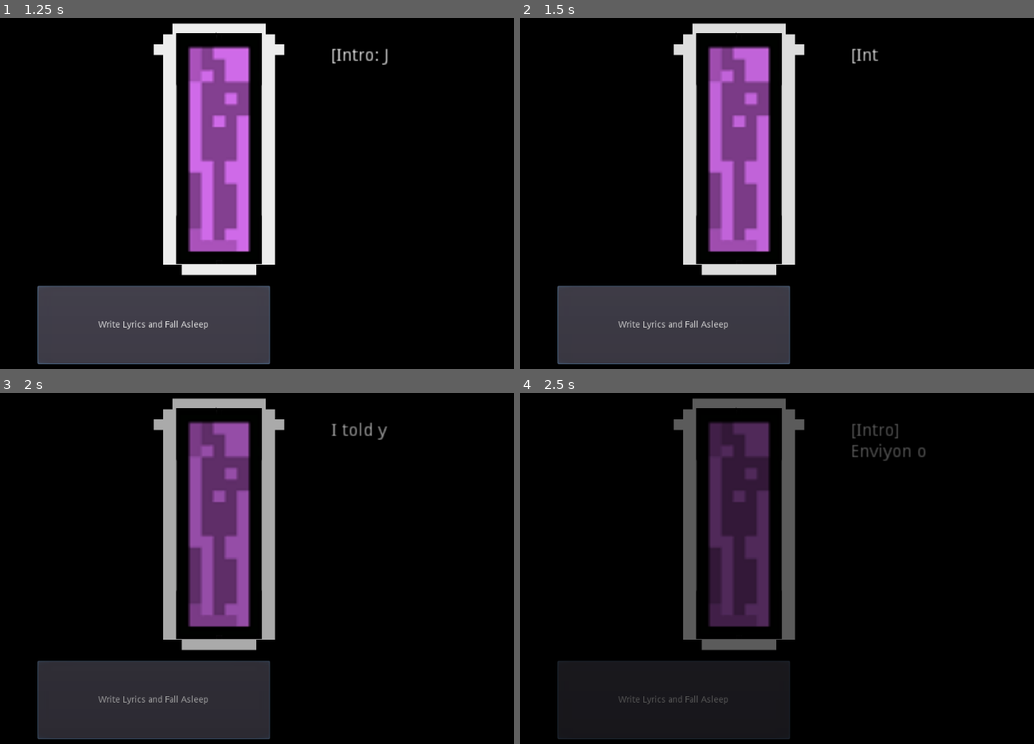
Above: before the commit, frames 1-4 (two rows, left to right).
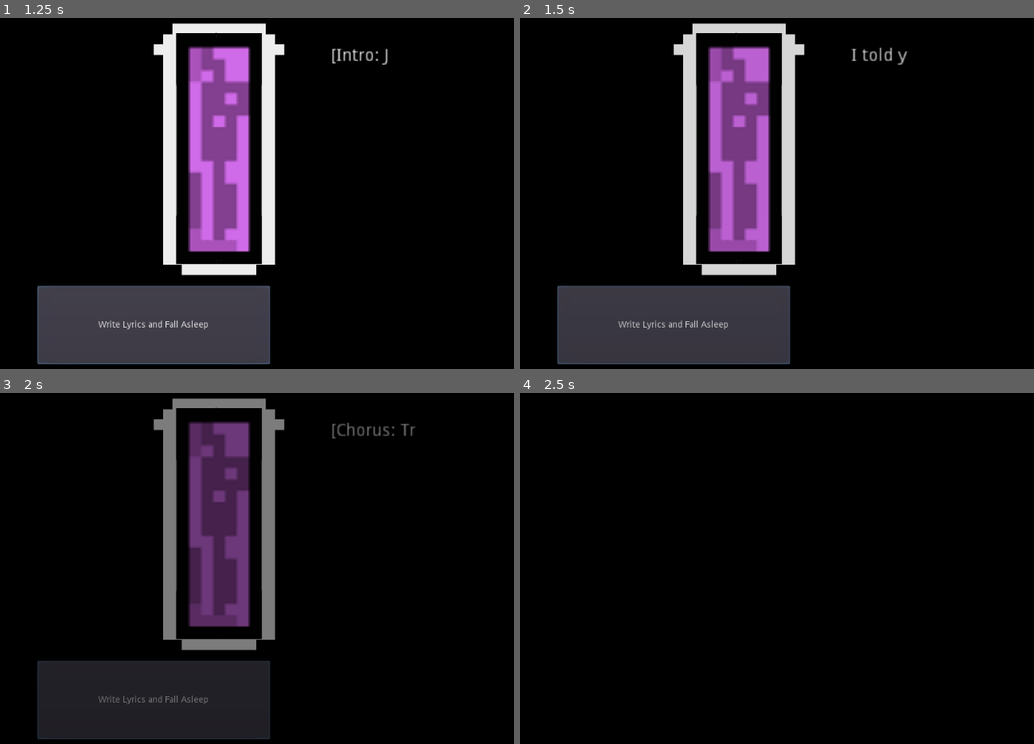
Above: after the commit, the same moments.

Repository: jcoombes/lil_xxx_wrld
Game: Godot game, scene res://Daytime.tscn
Two runs of this game, one before a commit and one after it. Both use one fixed random seed, a clock stepped at 60 frames per second and the inputs below. The project has no main scene, so this scene is started directly.
Inputs:
- Up to frame 1 (1.25 s): click "Write Lyrics and Fall Asleep" at 0.5 s
- Up to frame 2 (1.5 s): tap Enter (ui_accept) at 1.25, 1.35 s; hold Right (ui_right) from 1.28 s (still down)
- Up to frame 3 (2 s): keep holding Right (ui_right); tap Enter (ui_accept) at 1.52, 1.82 s
- Up to frame 4 (2.5 s): release Right (ui_right) at 2.03 s; hold Down (ui_down) from 2.03 s (still down); tap Enter (ui_accept) at 2.1, 2.27 s

Frame 1 is identical in both runs. In frame 2, 0.2% of the frame differs, in the area x 64-76%, y 8-14%; in frame 3, 12%; in frame 4, 22%, in the area x 7-79%, y 1-99%.

Commit message:
Mash space to skip cutscenes.

Diff:
--- a/Daytime.gd
+++ b/Daytime.gd
@@ -5,7 +5,7 @@
 # Declare member variables here. Examples:
 # var a = 2
 # var b = "text"
-
+var asleep_presses = 0
 
 # Called when the node enters the scene tree for the first time.
 func _ready():
@@ -19,3 +19,11 @@
 
 func _on_Lyrics_faded_out():
 	emit_signal("fell_asleep")
+
+
+func _on_Fall_Asleep_button_up():
+	asleep_presses += 1
+
+	# skip transition if the player clicks the button twice
+	if asleep_presses == 2:
+		emit_signal("fell_asleep")
--- a/Daytime.tscn
+++ b/Daytime.tscn
@@ -15,6 +15,12 @@
 [ext_resource path="res://Amethyst 5.gd" type="Script" id=13]
 [ext_resource path="res://Daytime.gd" type="Script" id=14]
 
+[sub_resource type="InputEventAction" id=1]
+action = "ui_accept"
+
+[sub_resource type="ShortCut" id=2]
+shortcut = SubResource( 1 )
+
 [node name="Control" type="Control"]
 anchor_left = -0.000869989
 anchor_top = -0.00148483
@@ -45,6 +51,7 @@
 margin_top = 450.116
 margin_right = 500.42
 margin_bottom = 576.116
+shortcut = SubResource( 2 )
 text = "Write Lyrics and Fall Asleep"
 __meta__ = {
 "_edit_use_anchors_": false
@@ -114,6 +121,78 @@
 wait_time = 0.1
 autostart = true
 
+[node name="Amethyst 1" type="TextureRect" parent="."]
+margin_left = 129.954
+margin_top = 68.363
+margin_right = 230.954
+margin_bottom = 285.363
+rect_scale = Vector2( 0.4, 0.4 )
+texture = ExtResource( 1 )
+script = ExtResource( 12 )
+__meta__ = {
+"_edit_use_anchors_": false
+}
+
+[node name="Amethyst 2" type="TextureRect" parent="."]
+margin_left = 104.727
+margin_top = 191.134
+margin_right = 205.727
+margin_bottom = 408.134
+rect_scale = Vector2( 0.4, 0.4 )
+texture = ExtResource( 1 )
+script = ExtResource( 11 )
+__meta__ = {
+"_edit_use_anchors_": false
+}
+
+[node name="Amethyst 3" type="TextureRect" parent="."]
+margin_left = 156.863
+margin_top = 189.452
+margin_right = 257.863
+margin_bottom = 406.452
+rect_scale = Vector2( 0.4, 0.4 )
+texture = ExtResource( 1 )
+script = ExtResource( 10 )
+__meta__ = {
+"_edit_use_anchors_": false
+}
+
+[node name="Amethyst 4" type="TextureRect" parent="."]
+margin_left = 124.909
+margin_top = 323.996
+margin_right = 225.909
+margin_bottom = 540.995
+rect_scale = Vector2( 0.4, 0.4 )
+texture = ExtResource( 1 )
+script = ExtResource( 8 )
+__meta__ = {
+"_edit_use_anchors_": false
+}
+
+[node name="Amethyst 5" type="TextureRect" parent="."]
+margin_left = 177.044
+margin_top = 323.996
+margin_right = 278.044
+margin_bottom = 540.995
+rect_scale = Vector2( 0.4, 0.4 )
+texture = ExtResource( 1 )
+script = ExtResource( 13 )
+__meta__ = {
+"_edit_use_anchors_": false
+}
+
+[node name="Amethyst 6" type="TextureRect" parent="."]
+margin_left = 74.4549
+margin_top = 323.995
+margin_right = 175.455
+margin_bottom = 540.995
+rect_scale = Vector2( 0.4, 0.4 )
+texture = ExtResource( 1 )
+script = ExtResource( 9 )
+__meta__ = {
+"_edit_use_anchors_": false
+}
+
 [node name="CurtainFall" type="ColorRect" parent="."]
 margin_left = -24.3478
 margin_top = -34.7825
@@ -124,84 +203,13 @@
 __meta__ = {
 "_edit_use_anchors_": false
 }
-
-[node name="Amethyst 1" type="TextureRect" parent="."]
-margin_left = 129.954
-margin_top = 68.363
-margin_right = 230.954
-margin_bottom = 285.363
-rect_scale = Vector2( 0.4, 0.4 )
-texture = ExtResource( 1 )
-script = ExtResource( 12 )
-__meta__ = {
-"_edit_use_anchors_": false
-}
-
-[node name="Amethyst 2" type="TextureRect" parent="."]
-margin_left = 104.727
-margin_top = 191.134
-margin_right = 205.727
-margin_bottom = 408.134
-rect_scale = Vector2( 0.4, 0.4 )
-texture = ExtResource( 1 )
-script = ExtResource( 11 )
-__meta__ = {
-"_edit_use_anchors_": false
-}
-
-[node name="Amethyst 3" type="TextureRect" parent="."]
-margin_left = 156.863
-margin_top = 189.452
-margin_right = 257.863
-margin_bottom = 406.452
-rect_scale = Vector2( 0.4, 0.4 )
-texture = ExtResource( 1 )
-script = ExtResource( 10 )
-__meta__ = {
-"_edit_use_anchors_": false
-}
-
-[node name="Amethyst 4" type="TextureRect" parent="."]
-margin_left = 124.909
-margin_top = 323.996
-margin_right = 225.909
-margin_bottom = 540.995
-rect_scale = Vector2( 0.4, 0.4 )
-texture = ExtResource( 1 )
-script = ExtResource( 8 )
-__meta__ = {
-"_edit_use_anchors_": false
-}
-
-[node name="Amethyst 5" type="TextureRect" parent="."]
-margin_left = 177.044
-margin_top = 323.996
-margin_right = 278.044
-margin_bottom = 540.995
-rect_scale = Vector2( 0.4, 0.4 )
-texture = ExtResource( 1 )
-script = ExtResource( 13 )
-__meta__ = {
-"_edit_use_anchors_": false
-}
-
-[node name="Amethyst 6" type="TextureRect" parent="."]
-margin_left = 74.4549
-margin_top = 323.995
-margin_right = 175.455
-margin_bottom = 540.995
-rect_scale = Vector2( 0.4, 0.4 )
-texture = ExtResource( 1 )
-script = ExtResource( 9 )
-__meta__ = {
-"_edit_use_anchors_": false
-}
 [connection signal="button_up" from="Fall Asleep" to="Lyrics" method="_on_Fall_Asleep_button_up"]
-[connection signal="value_changed" from="TextureProgress/VSlider" to="TextureProgress" method="_on_VSlider_value_changed"]
+[connection signal="button_up" from="Fall Asleep" to="." method="_on_Fall_Asleep_button_up"]
+[connection signal="value_changed" from="TextureProgress/VSlider" to="Amethyst 5" method="_on_VSlider_value_changed"]
+[connection signal="value_changed" from="TextureProgress/VSlider" to="Amethyst 1" method="_on_VSlider_value_changed"]
 [connection signal="value_changed" from="TextureProgress/VSlider" to="Amethyst 2" method="_on_VSlider_value_changed"]
 [connection signal="value_changed" from="TextureProgress/VSlider" to="Amethyst 6" method="_on_VSlider_value_changed"]
-[connection signal="value_changed" from="TextureProgress/VSlider" to="Amethyst 1" method="_on_VSlider_value_changed"]
 [connection signal="value_changed" from="TextureProgress/VSlider" to="Amethyst 4" method="_on_VSlider_value_changed"]
 [connection signal="value_changed" from="TextureProgress/VSlider" to="Amethyst 3" method="_on_VSlider_value_changed"]
-[connection signal="value_changed" from="TextureProgress/VSlider" to="Amethyst 5" method="_on_VSlider_value_changed"]
+[connection signal="value_changed" from="TextureProgress/VSlider" to="TextureProgress" method="_on_VSlider_value_changed"]
 [connection signal="faded_out" from="Lyrics" to="." method="_on_Lyrics_faded_out"]
Not shown: 1 places in Daytime.tscn that only renumber resources
